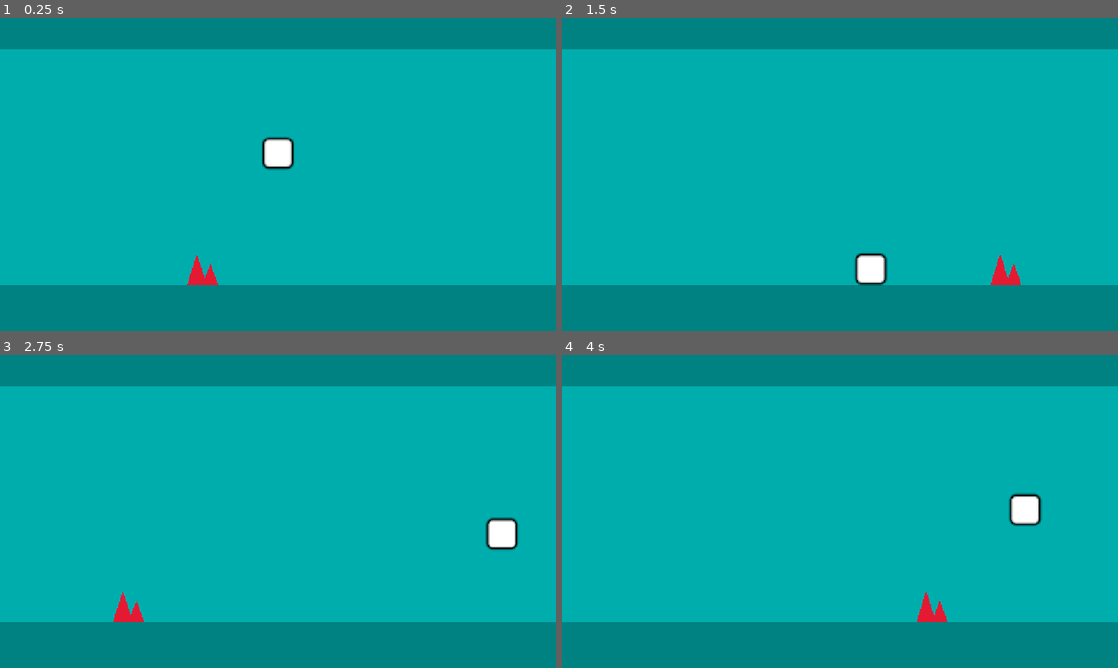
Above: before the commit, frames 1-4 (two rows, left to right).
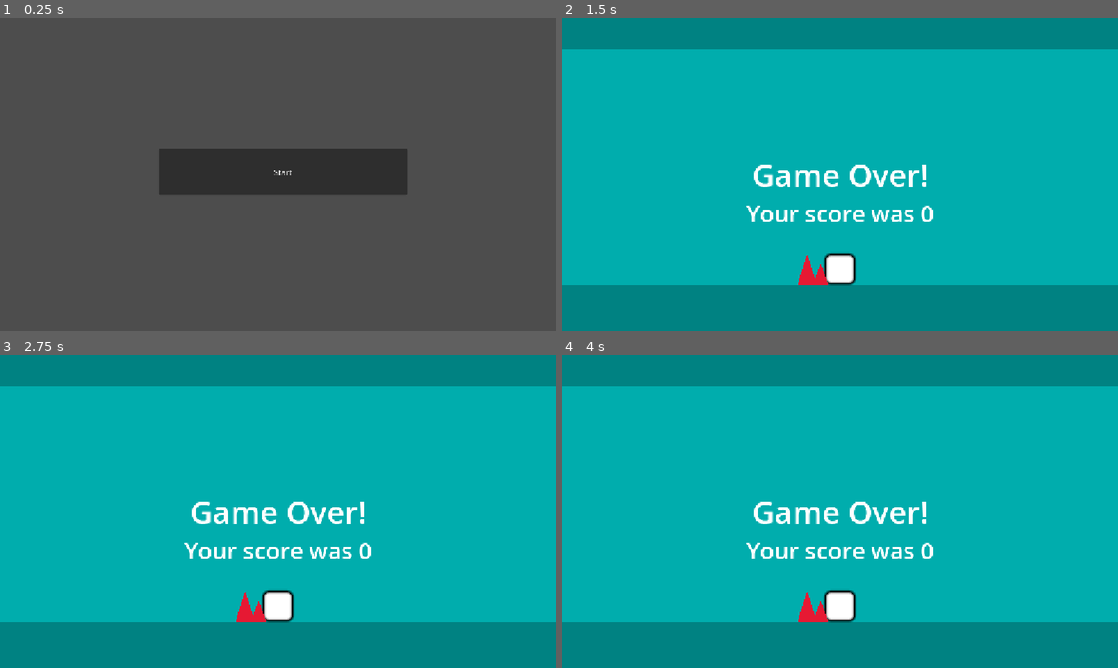
Above: after the commit, the same moments.

Repository: vindognz/dodge-the-spikes
Game: Godot game, scene res://scenes/start.tscn
Two runs of this game, one before a commit and one after it. Both use one fixed random seed, a clock stepped at 60 frames per second and the inputs below. Before the commit the project starts from res://scenes/game.tscn.
Inputs (mouse positions are in pixels of both pictures, inside the frame that each line leads up to):
- Up to frame 1 (0.25 s): no input
- Up to frame 2 (1.5 s): click (845, 171) at 0.5 s, where only the run after the commit has a clickable "Start"; tap Enter at 1.25 s; move the mouse to (962, 158) at 1.27 s; hold Right (right) from 1.28 s (still down); tap Alt at 1.35 s; click (962, 158) at 1.42 s
- Up to frame 3 (2.75 s): keep holding Right (right); tap Space (jump) at 1.52, 2.27 s; move the mouse to (166, 527) at 2.02 s; tap Shift at 2.1 s
- Up to frame 4 (4 s): move the mouse to (895, 442) at 2.77 s; release Right (right) at 2.78 s; hold A (left) 2.78-3.53 s; tap Alt at 2.85 s; move the mouse to (812, 574) at 3.52 s; hold Right (right) from 3.53 s (still down); tap Shift at 3.6 s; click (812, 574) at 3.67 s; tap Space (jump) at 3.77 s

The runs differ from the first frame. In frame 1, 100% of the frame differs, in the area x 0-100%, y 0-100%; in frame 2, 3.2%; in frame 3, 3.2%; in frame 4, 3.2%.

Commit message:
Game over implemented

Diff:
--- a/project.godot
+++ b/project.godot
@@ -11,8 +11,12 @@
 [application]
 
 config/name="dodge-the-spikes"
-run/main_scene="uid://d2misia3lhq5r"
+run/main_scene="uid://bg5h5hh8q4cqo"
 config/features=PackedStringArray("4.7", "Forward Plus")
+
+[autoload]
+
+Global="*uid://rkw4bv1f34ds"
 
 [display]
 
--- a/scenes/game.tscn
+++ b/scenes/game.tscn
@@ -1,19 +1,21 @@
 [gd_scene format=3 uid="uid://d2misia3lhq5r"]
 
+[ext_resource type="Script" uid="uid://d23eduqv4knlu" path="res://scripts/game.gd" id="1_lnu2h"]
 [ext_resource type="PackedScene" uid="uid://bvyjhp7v0x04v" path="res://scenes/player.tscn" id="1_uwrxv"]
 [ext_resource type="PackedScene" uid="uid://uxx4nd6pm7q2" path="res://scenes/spike.tscn" id="2_yqjtg"]
 
 [sub_resource type="WorldBoundaryShape2D" id="WorldBoundaryShape2D_6ygxs"]
 
 [node name="Game" type="Node2D" unique_id=989393803]
+script = ExtResource("1_lnu2h")
 
-[node name="ColorRect" type="ColorRect" parent="." unique_id=714083169]
+[node name="Big bg rect" type="ColorRect" parent="." unique_id=714083169]
 offset_left = -144.0
 offset_top = -162.0
 offset_right = 144.0
 color = Color(2.0696223e-06, 0.5087691, 0.5087693, 1)
 
-[node name="ColorRect2" type="ColorRect" parent="." unique_id=628151695]
+[node name="smaller bg rect" type="ColorRect" parent="." unique_id=628151695]
 offset_left = -144.0
 offset_top = -146.0
 offset_right = 144.0
@@ -27,25 +29,63 @@
 position = Vector2(0, -81)
 zoom = Vector2(4, 4)
 
-[node name="Floor" type="StaticBody2D" parent="." unique_id=119516899]
+[node name="Spike" parent="." unique_id=1536941388 instance=ExtResource("2_yqjtg")]
+position = Vector2(-64, -32)
+
+[node name="Boundries" type="Node" parent="." unique_id=1883201484]
+
+[node name="Floor" type="StaticBody2D" parent="Boundries" unique_id=119516899]
 position = Vector2(0, -24)
 
-[node name="CollisionShape2D" type="CollisionShape2D" parent="Floor" unique_id=640408712]
+[node name="CollisionShape2D" type="CollisionShape2D" parent="Boundries/Floor" unique_id=640408712]
 shape = SubResource("WorldBoundaryShape2D_6ygxs")
 
-[node name="Left Wall" type="StaticBody2D" parent="." unique_id=925400220]
+[node name="Left Wall" type="StaticBody2D" parent="Boundries" unique_id=925400220]
 position = Vector2(-128, -24)
 
-[node name="CollisionShape2D" type="CollisionShape2D" parent="Left Wall" unique_id=748030614]
+[node name="CollisionShape2D" type="CollisionShape2D" parent="Boundries/Left Wall" unique_id=748030614]
 rotation = 1.5707964
 shape = SubResource("WorldBoundaryShape2D_6ygxs")
 
-[node name="Right Wall" type="StaticBody2D" parent="." unique_id=1354209041]
+[node name="Right Wall" type="StaticBody2D" parent="Boundries" unique_id=1354209041]
 position = Vector2(128, -24)
 
-[node name="CollisionShape2D" type="CollisionShape2D" parent="Right Wall" unique_id=2146174953]
+[node name="CollisionShape2D" type="CollisionShape2D" parent="Boundries/Right Wall" unique_id=2146174953]
 rotation = -1.5707964
 shape = SubResource("WorldBoundaryShape2D_6ygxs")
 
-[node name="Spike" parent="." unique_id=1536941388 instance=ExtResource("2_yqjtg")]
-position = Vector2(-64, -32)
+[node name="CanvasLayer" type="CanvasLayer" parent="." unique_id=774180784]
+
+[node name="GameOverLabel" type="Label" parent="CanvasLayer" unique_id=1503372036]
+anchors_preset = 8
+anchor_left = 0.5
+anchor_top = 0.5
+anchor_right = 0.5
+anchor_bottom = 0.5
+offset_left = -141.5
+offset_top = -11.5
+offset_right = 141.5
+offset_bottom = 11.5
+grow_horizontal = 2
+grow_vertical = 2
+theme_override_font_sizes/font_size = 64
+text = "Game Over!"
+horizontal_alignment = 1
+
+[node name="ScoreLabel" type="Label" parent="CanvasLayer" unique_id=1134715416]
+anchors_preset = 8
+anchor_left = 0.5
+anchor_top = 0.5
+anchor_right = 0.5
+anchor_bottom = 0.5
+offset_left = -195.0
+offset_top = 47.0
+offset_right = 196.0
+offset_bottom = 114.0
+grow_horizontal = 2
+grow_vertical = 2
+theme_override_font_sizes/font_size = 48
+text = "Your score was X"
+horizontal_alignment = 1
+
+[connection signal="visibility_changed" from="CanvasLayer" to="." method="_on_canvas_layer_visibility_changed"]
--- /dev/null
+++ b/scripts/Global.gd
@@ -0,0 +1,8 @@
+extends Node
+
+var running: bool = true
+var score: int = 0
+
+func reset() -> void:
+	running = true
+	score = 0
--- /dev/null
+++ b/scripts/game.gd
@@ -0,0 +1,16 @@
+extends Node2D
+
+@onready var canvas_layer: CanvasLayer = $CanvasLayer
+@onready var score_label: Label = $CanvasLayer/ScoreLabel
+
+# Called when the node enters the scene tree for the first time.
+func _ready() -> void:
+	canvas_layer.visible = false
+
+# Called every frame. 'delta' is the elapsed time since the previous frame.
+func _process(delta: float) -> void:
+	if not Global.running:
+		canvas_layer.visible = true
+
+func _on_canvas_layer_visibility_changed() -> void:
+	score_label.text = "Your score was " + str(Global.score)
--- a/scripts/player.gd
+++ b/scripts/player.gd
@@ -19,6 +19,8 @@
 	draw_style_box(style, Rect2(-8, -8, 16, 16))
 
 func _physics_process(delta: float) -> void:
+	if not Global.running: return
+
 	# Handle gravity
 	if not is_on_floor():
 		velocity += GRAVITY * delta
--- a/scripts/spike.gd
+++ b/scripts/spike.gd
@@ -32,10 +32,12 @@
 
 # Called every frame.
 func _process(delta: float) -> void:
+	if not Global.running: return
+
 	position.x += SPEED * delta
 	if position.x > screen_width/2:
 		position.x = -screen_width/2
 
 func _on_area_2d_body_entered(body: Node2D) -> void:
 	if body is CharacterBody2D:
-		print("COLLISION")
+		Global.running = false
Not shown, added: scripts/Global.gd.uid
Not shown, added: scripts/game.gd.uid
